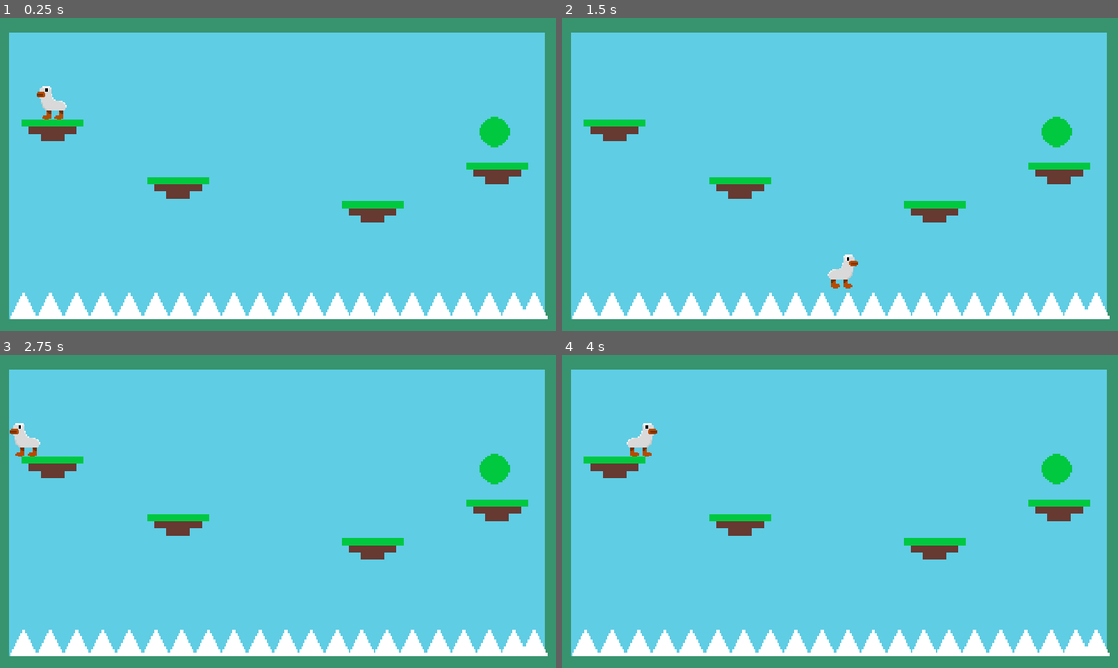
Above: before the commit, frames 1-4 (two rows, left to right).
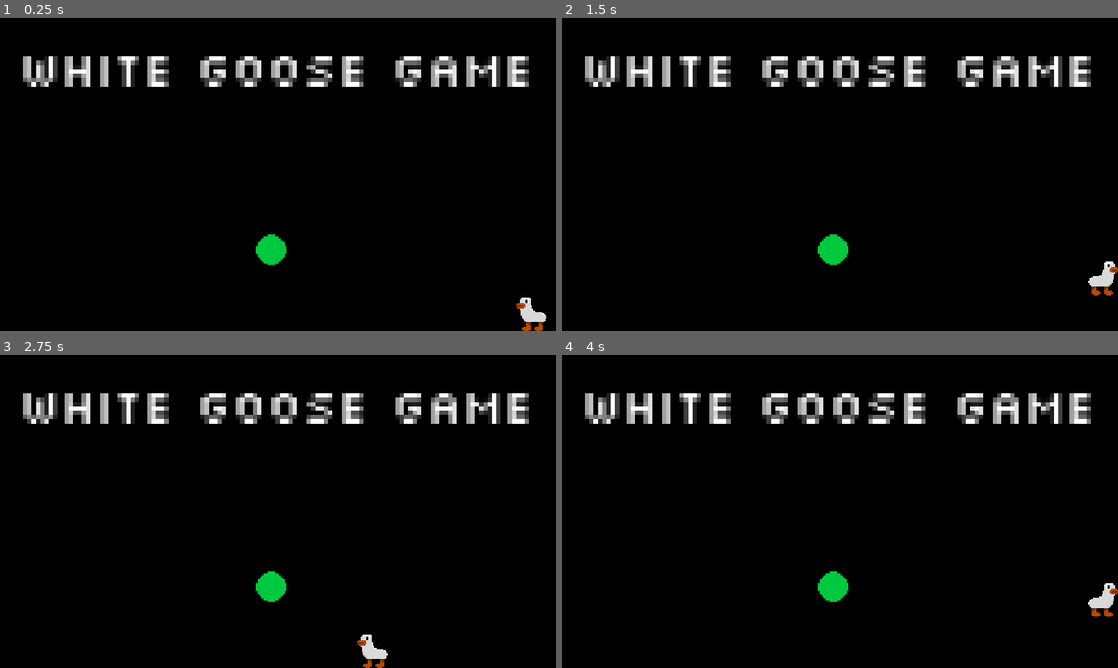
Above: after the commit, the same moments.

Repository: FireEntity1/white-goose-game
Game: Godot game, scene res://levels/title.tscn
The game is run twice, just before and just after one commit, with the same random seed, the same clock (stepped at 60 frames per second) and the same inputs. Before the commit the project starts from res://levels/tutorial.tscn.
Inputs:
- Up to frame 1 (0.25 s): no input
- Up to frame 2 (1.5 s): tap Enter (ui_accept) at 0.5, 0.6, 0.77, 1.07, 1.35 s; hold Right (ui_right) from 0.53 s (still down)
- Up to frame 3 (2.75 s): tap Enter (ui_accept) at 1.52, 1.82, 2.1 s; release Right (ui_right) at 2.03 s; hold Left (ui_left) from 2.03 s (still down)
- Up to frame 4 (4 s): release Left (ui_left) at 2.78 s; hold Right (ui_right) from 2.78 s (still down); tap Enter (ui_accept) at 2.85, 3.02, 3.32, 3.6, 3.77 s

The runs differ from the first frame. In frame 1, 100% of the frame differs, in the area x 0-100%, y 0-100%; in frame 2, 100%; in frame 3, 100%; in frame 4, 100%.

Commit message:
Titles + Bug fixes

Diff:
--- /dev/null
+++ b/levels/endscene.tscn
@@ -0,0 +1,39 @@
+[gd_scene load_steps=7 format=3 uid="uid://cw5jlxsv4qgkk"]
+
+[ext_resource type="PackedScene" uid="uid://bf1a8gpljecgs" path="res://parts/bg.tscn" id="1_2y0vk"]
+[ext_resource type="PackedScene" uid="uid://defxlh8t1fmo8" path="res://parts/player.tscn" id="2_0jv8a"]
+[ext_resource type="PackedScene" uid="uid://cw5nqs1kyqxps" path="res://parts/platform_1.tscn" id="3_yv53p"]
+[ext_resource type="FontFile" uid="uid://dfsgaxe136syp" path="res://sprites/Silkscreen-Regular.ttf" id="4_4gswh"]
+[ext_resource type="PackedScene" uid="uid://co1h1e5n77dwi" path="res://parts/end_coin.tscn" id="5_3fhri"]
+
+[sub_resource type="Theme" id="Theme_gsev8"]
+default_font = ExtResource("4_4gswh")
+
+[node name="end" type="Node2D"]
+
+[node name="bg" parent="." instance=ExtResource("1_2y0vk")]
+position = Vector2(-5, 1)
+
+[node name="player" parent="." instance=ExtResource("2_0jv8a")]
+position = Vector2(566, 281)
+
+[node name="platform1" parent="." instance=ExtResource("3_yv53p")]
+position = Vector2(572, 374)
+
+[node name="platform2" parent="." instance=ExtResource("3_yv53p")]
+position = Vector2(232, 574)
+
+[node name="platform3" parent="." instance=ExtResource("3_yv53p")]
+position = Vector2(927, 582)
+
+[node name="end" type="Label" parent="."]
+offset_left = 74.0
+offset_top = 89.0
+offset_right = 328.0
+offset_bottom = 112.0
+scale = Vector2(3.99583, 3.99583)
+theme = SubResource("Theme_gsev8")
+text = "thank you for playing!!!"
+
+[node name="endCoin" parent="." instance=ExtResource("5_3fhri")]
+position = Vector2(576, 542)
--- a/levels/level14.tscn
+++ b/levels/level14.tscn
@@ -1,9 +1,10 @@
-[gd_scene load_steps=5 format=3 uid="uid://bgunmk52dkawd"]
+[gd_scene load_steps=6 format=3 uid="uid://bgunmk52dkawd"]
 
 [ext_resource type="PackedScene" uid="uid://cqjeo02m2p5ry" path="res://parts/bg2.tscn" id="1_6koxy"]
 [ext_resource type="PackedScene" uid="uid://defxlh8t1fmo8" path="res://parts/player.tscn" id="2_s65k4"]
 [ext_resource type="PackedScene" uid="uid://q68h81as2qqj" path="res://parts/platform_2.tscn" id="3_7fci5"]
 [ext_resource type="PackedScene" uid="uid://s2prmx6o0rdp" path="res://parts/spike.tscn" id="4_n7e4o"]
+[ext_resource type="PackedScene" uid="uid://co1h1e5n77dwi" path="res://parts/end_coin.tscn" id="5_kts4n"]
 
 [node name="14" type="Node2D"]
 
@@ -83,3 +84,6 @@
 
 [node name="Spike15" parent="." instance=ExtResource("4_n7e4o")]
 position = Vector2(1105, 604)
+
+[node name="endCoin" parent="." instance=ExtResource("5_kts4n")]
+position = Vector2(477, 358)
--- a/levels/level17.tscn
+++ b/levels/level17.tscn
@@ -1,9 +1,10 @@
-[gd_scene load_steps=5 format=3 uid="uid://dbafb5i7kmlpe"]
+[gd_scene load_steps=6 format=3 uid="uid://dbafb5i7kmlpe"]
 
 [ext_resource type="PackedScene" uid="uid://cqjeo02m2p5ry" path="res://parts/bg2.tscn" id="1_2k42s"]
 [ext_resource type="PackedScene" uid="uid://defxlh8t1fmo8" path="res://parts/player.tscn" id="2_iefe0"]
 [ext_resource type="PackedScene" uid="uid://q68h81as2qqj" path="res://parts/platform_2.tscn" id="3_tfpim"]
 [ext_resource type="PackedScene" uid="uid://s2prmx6o0rdp" path="res://parts/spike.tscn" id="4_pya6g"]
+[ext_resource type="PackedScene" uid="uid://co1h1e5n77dwi" path="res://parts/end_coin.tscn" id="5_aebd2"]
 
 [node name="17" type="Node2D"]
 
@@ -17,10 +18,10 @@
 position = Vector2(983, 484)
 
 [node name="platform2" parent="." instance=ExtResource("3_tfpim")]
-position = Vector2(949, 325)
+position = Vector2(954, 325)
 
 [node name="platform3" parent="." instance=ExtResource("3_tfpim")]
-position = Vector2(977, 180)
+position = Vector2(924, 181)
 
 [node name="platform4" parent="." instance=ExtResource("3_tfpim")]
 position = Vector2(729, 177)
@@ -38,7 +39,7 @@
 position = Vector2(135, 455)
 
 [node name="platform10" parent="." instance=ExtResource("3_tfpim")]
-position = Vector2(312, 297)
+position = Vector2(323, 231)
 rotation = 1.44107
 
 [node name="Spike" parent="." instance=ExtResource("4_pya6g")]
@@ -84,9 +85,48 @@
 position = Vector2(67, 605)
 
 [node name="Spike15" parent="." instance=ExtResource("4_pya6g")]
-position = Vector2(357, 264)
+position = Vector2(368, 198)
 rotation = 1.42564
 
 [node name="Spike16" parent="." instance=ExtResource("4_pya6g")]
-position = Vector2(365, 324)
+position = Vector2(376, 258)
 rotation = 1.42564
+
+[node name="platform13" parent="." instance=ExtResource("3_tfpim")]
+position = Vector2(304, 104)
+rotation = 1.44107
+
+[node name="Spike21" parent="." instance=ExtResource("4_pya6g")]
+position = Vector2(349, 71)
+rotation = 1.42564
+
+[node name="Spike22" parent="." instance=ExtResource("4_pya6g")]
+position = Vector2(357, 131)
+rotation = 1.42564
+
+[node name="platform11" parent="." instance=ExtResource("3_tfpim")]
+position = Vector2(782, 287)
+rotation = 1.44107
+
+[node name="Spike17" parent="." instance=ExtResource("4_pya6g")]
+position = Vector2(827, 254)
+rotation = 1.42564
+
+[node name="Spike18" parent="." instance=ExtResource("4_pya6g")]
+position = Vector2(835, 314)
+rotation = 1.42564
+
+[node name="platform12" parent="." instance=ExtResource("3_tfpim")]
+position = Vector2(804, 471)
+rotation = 1.44107
+
+[node name="Spike19" parent="." instance=ExtResource("4_pya6g")]
+position = Vector2(849, 438)
+rotation = 1.42564
+
+[node name="Spike20" parent="." instance=ExtResource("4_pya6g")]
+position = Vector2(857, 498)
+rotation = 1.42564
+
+[node name="endCoin" parent="." instance=ExtResource("5_aebd2")]
+position = Vector2(137, 379)
--- /dev/null
+++ b/levels/level18.tscn
@@ -0,0 +1,90 @@
+[gd_scene load_steps=6 format=3 uid="uid://bc140pcv45s1l"]
+
+[ext_resource type="PackedScene" uid="uid://cqjeo02m2p5ry" path="res://parts/bg2.tscn" id="1_174va"]
+[ext_resource type="PackedScene" uid="uid://defxlh8t1fmo8" path="res://parts/player.tscn" id="2_1ayff"]
+[ext_resource type="PackedScene" uid="uid://q68h81as2qqj" path="res://parts/platform_2.tscn" id="3_qlp55"]
+[ext_resource type="PackedScene" uid="uid://s2prmx6o0rdp" path="res://parts/spike.tscn" id="4_xyjhg"]
+[ext_resource type="PackedScene" uid="uid://co1h1e5n77dwi" path="res://parts/end_coin.tscn" id="5_tw1nf"]
+
+[node name="18" type="Node2D"]
+
+[node name="bg" parent="." instance=ExtResource("1_174va")]
+position = Vector2(-2, 2)
+
+[node name="player" parent="." instance=ExtResource("2_1ayff")]
+position = Vector2(1100, 588)
+
+[node name="platform1" parent="." instance=ExtResource("3_qlp55")]
+position = Vector2(1064, 517)
+
+[node name="platform2" parent="." instance=ExtResource("3_qlp55")]
+position = Vector2(845, 418)
+
+[node name="platform3" parent="." instance=ExtResource("3_qlp55")]
+position = Vector2(592, 335)
+
+[node name="platform4" parent="." instance=ExtResource("3_qlp55")]
+position = Vector2(344, 250)
+
+[node name="platform5" parent="." instance=ExtResource("3_qlp55")]
+position = Vector2(157, 489)
+
+[node name="platform6" parent="." instance=ExtResource("3_qlp55")]
+position = Vector2(399, 595)
+
+[node name="Spike" parent="." instance=ExtResource("4_xyjhg")]
+position = Vector2(864, 604)
+
+[node name="Spike2" parent="." instance=ExtResource("4_xyjhg")]
+position = Vector2(794, 604)
+
+[node name="Spike3" parent="." instance=ExtResource("4_xyjhg")]
+position = Vector2(724, 604)
+
+[node name="Spike4" parent="." instance=ExtResource("4_xyjhg")]
+position = Vector2(657, 604)
+
+[node name="Spike5" parent="." instance=ExtResource("4_xyjhg")]
+position = Vector2(581, 604)
+
+[node name="Spike6" parent="." instance=ExtResource("4_xyjhg")]
+position = Vector2(270, 604)
+
+[node name="Spike7" parent="." instance=ExtResource("4_xyjhg")]
+position = Vector2(190, 604)
+
+[node name="Spike8" parent="." instance=ExtResource("4_xyjhg")]
+position = Vector2(114, 604)
+
+[node name="Spike9" parent="." instance=ExtResource("4_xyjhg")]
+position = Vector2(49, 604)
+
+[node name="platform7" parent="." instance=ExtResource("3_qlp55")]
+position = Vector2(685, 391)
+
+[node name="platform8" parent="." instance=ExtResource("3_qlp55")]
+position = Vector2(438, 302)
+
+[node name="Spike10" parent="." instance=ExtResource("4_xyjhg")]
+position = Vector2(467, 252)
+
+[node name="Spike11" parent="." instance=ExtResource("4_xyjhg")]
+position = Vector2(724, 342)
+
+[node name="Spike12" parent="." instance=ExtResource("4_xyjhg")]
+position = Vector2(556, 287)
+
+[node name="Spike13" parent="." instance=ExtResource("4_xyjhg")]
+position = Vector2(809, 369)
+
+[node name="Spike14" parent="." instance=ExtResource("4_xyjhg")]
+position = Vector2(310, 200)
+
+[node name="Spike15" parent="." instance=ExtResource("4_xyjhg")]
+position = Vector2(121, 440)
+
+[node name="Spike16" parent="." instance=ExtResource("4_xyjhg")]
+position = Vector2(365, 547)
+
+[node name="endCoin" parent="." instance=ExtResource("5_tw1nf")]
+position = Vector2(605, 448)
--- a/levels/level8.tscn
+++ b/levels/level8.tscn
@@ -1,9 +1,10 @@
-[gd_scene load_steps=5 format=3 uid="uid://dq6cx72lswea2"]
+[gd_scene load_steps=6 format=3 uid="uid://dq6cx72lswea2"]
 
 [ext_resource type="PackedScene" uid="uid://bf1a8gpljecgs" path="res://parts/bg.tscn" id="1_3ae5r"]
 [ext_resource type="PackedScene" uid="uid://defxlh8t1fmo8" path="res://parts/player.tscn" id="2_7y6ef"]
 [ext_resource type="PackedScene" uid="uid://cw5nqs1kyqxps" path="res://parts/platform_1.tscn" id="3_bsu1m"]
 [ext_resource type="PackedScene" uid="uid://s2prmx6o0rdp" path="res://parts/spike.tscn" id="4_ai5kx"]
+[ext_resource type="PackedScene" uid="uid://co1h1e5n77dwi" path="res://parts/end_coin.tscn" id="5_dscoo"]
 
 [node name="8" type="Node2D"]
 
@@ -86,3 +87,6 @@
 
 [node name="platform9" parent="." instance=ExtResource("3_bsu1m")]
 position = Vector2(1010, 438)
+
+[node name="endCoin" parent="." instance=ExtResource("5_dscoo")]
+position = Vector2(996, 363)
--- /dev/null
+++ b/levels/title.tscn
@@ -0,0 +1,56 @@
+[gd_scene load_steps=7 format=3 uid="uid://dnabijsy4nmt8"]
+
+[ext_resource type="Texture2D" uid="uid://dj0awwhowrg56" path="res://sprites/title.png" id="1_01xma"]
+[ext_resource type="PackedScene" uid="uid://defxlh8t1fmo8" path="res://parts/player.tscn" id="2_x5kkq"]
+[ext_resource type="FontFile" uid="uid://dfsgaxe136syp" path="res://sprites/Silkscreen-Regular.ttf" id="3_uoewp"]
+[ext_resource type="PackedScene" uid="uid://co1h1e5n77dwi" path="res://parts/end_coin.tscn" id="4_op0ov"]
+
+[sub_resource type="RectangleShape2D" id="RectangleShape2D_7d34b"]
+size = Vector2(1167, 52)
+
+[sub_resource type="Theme" id="Theme_sc5c6"]
+default_font = ExtResource("3_uoewp")
+
+[node name="title" type="Node2D"]
+
+[node name="titleBG" type="Sprite2D" parent="."]
+position = Vector2(587, 337)
+scale = Vector2(8.39375, 8.53333)
+texture = ExtResource("1_01xma")
+
+[node name="edge" type="StaticBody2D" parent="titleBG"]
+position = Vector2(-75.4133, -43.7109)
+scale = Vector2(0.123724, 0.124248)
+
+[node name="edge1" type="CollisionShape2D" parent="titleBG/edge"]
+position = Vector2(583.53, 670.597)
+shape = SubResource("RectangleShape2D_7d34b")
+
+[node name="edge2" type="CollisionShape2D" parent="titleBG/edge"]
+position = Vector2(584.493, 6.60228)
+shape = SubResource("RectangleShape2D_7d34b")
+
+[node name="edge3" type="CollisionShape2D" parent="titleBG/edge"]
+position = Vector2(19.2584, 225.419)
+rotation = 1.5708
+shape = SubResource("RectangleShape2D_7d34b")
+
+[node name="edge4" type="CollisionShape2D" parent="titleBG/edge"]
+position = Vector2(1180.54, 227.305)
+rotation = 1.5708
+shape = SubResource("RectangleShape2D_7d34b")
+
+[node name="player" parent="." instance=ExtResource("2_x5kkq")]
+position = Vector2(1099, 600)
+
+[node name="Label" type="Label" parent="."]
+offset_left = 38.0
+offset_top = 35.0
+offset_right = 212.0
+offset_bottom = 58.0
+scale = Vector2(6.12237, 6.12237)
+theme = SubResource("Theme_sc5c6")
+text = "White goose game"
+
+[node name="endCoin" parent="." instance=ExtResource("4_op0ov")]
+position = Vector2(558, 480)
--- /dev/null
+++ b/parts/musicPlayer.tscn
@@ -0,0 +1,5 @@
+[gd_scene format=3 uid="uid://ccum4c5sasrj0"]
+
+[node name="MusicPlayer" type="Node2D"]
+
+[node name="Music" type="AudioStreamPlayer2D" parent="."]
--- a/project.godot
+++ b/project.godot
@@ -11,7 +11,7 @@
 [application]
 
 config/name="White-goose-game"
-run/main_scene="res://levels/tutorial.tscn"
+run/main_scene="res://levels/title.tscn"
 config/features=PackedStringArray("4.2", "GL Compatibility")
 boot_splash/show_image=false
 
@@ -23,6 +23,34 @@
 
 window/stretch/mode="canvas_items"
 
+[input]
+
+ui_accept={
+"deadzone": 0.5,
+"events": [Object(InputEventKey,"resource_local_to_scene":false,"resource_name":"","device":0,"window_id":0,"alt_pressed":false,"shift_pressed":false,"ctrl_pressed":false,"meta_pressed":false,"pressed":false,"keycode":4194309,"physical_keycode":0,"key_label":0,"unicode":0,"echo":false,"script":null)
+, Object(InputEventKey,"resource_local_to_scene":false,"resource_name":"","device":0,"window_id":0,"alt_pressed":false,"shift_pressed":false,"ctrl_pressed":false,"meta_pressed":false,"pressed":false,"keycode":4194310,"physical_keycode":0,"key_label":0,"unicode":0,"echo":false,"script":null)
+, Object(InputEventKey,"resource_local_to_scene":false,"resource_name":"","device":0,"window_id":0,"alt_pressed":false,"shift_pressed":false,"ctrl_pressed":false,"meta_pressed":false,"pressed":false,"keycode":32,"physical_keycode":0,"key_label":0,"unicode":32,"echo":false,"script":null)
+, Object(InputEventKey,"resource_local_to_scene":false,"resource_name":"","device":-1,"window_id":0,"alt_pressed":false,"shift_pressed":false,"ctrl_pressed":false,"meta_pressed":false,"pressed":false,"keycode":0,"physical_keycode":87,"key_label":0,"unicode":119,"echo":false,"script":null)
+, Object(InputEventKey,"resource_local_to_scene":false,"resource_name":"","device":-1,"window_id":0,"alt_pressed":false,"shift_pressed":false,"ctrl_pressed":false,"meta_pressed":false,"pressed":false,"keycode":0,"physical_keycode":4194320,"key_label":0,"unicode":0,"echo":false,"script":null)
+]
+}
+ui_left={
+"deadzone": 0.5,
+"events": [Object(InputEventKey,"resource_local_to_scene":false,"resource_name":"","device":0,"window_id":0,"alt_pressed":false,"shift_pressed":false,"ctrl_pressed":false,"meta_pressed":false,"pressed":false,"keycode":4194319,"physical_keycode":0,"key_label":0,"unicode":0,"echo":false,"script":null)
+, Object(InputEventJoypadButton,"resource_local_to_scene":false,"resource_name":"","device":0,"button_index":13,"pressure":0.0,"pressed":false,"script":null)
+, Object(InputEventJoypadMotion,"resource_local_to_scene":false,"resource_name":"","device":0,"axis":0,"axis_value":-1.0,"script":null)
+, Object(InputEventKey,"resource_local_to_scene":false,"resource_name":"","device":-1,"window_id":0,"alt_pressed":false,"shift_pressed":false,"ctrl_pressed":false,"meta_pressed":false,"pressed":false,"keycode":0,"physical_keycode":65,"key_label":0,"unicode":97,"echo":false,"script":null)
+]
+}
+ui_right={
+"deadzone": 0.5,
+"events": [Object(InputEventKey,"resource_local_to_scene":false,"resource_name":"","device":0,"window_id":0,"alt_pressed":false,"shift_pressed":false,"ctrl_pressed":false,"meta_pressed":false,"pressed":false,"keycode":4194321,"physical_keycode":0,"key_label":0,"unicode":0,"echo":false,"script":null)
+, Object(InputEventJoypadButton,"resource_local_to_scene":false,"resource_name":"","device":0,"button_index":14,"pressure":0.0,"pressed":false,"script":null)
+, Object(InputEventJoypadMotion,"resource_local_to_scene":false,"resource_name":"","device":0,"axis":0,"axis_value":1.0,"script":null)
+, Object(InputEventKey,"resource_local_to_scene":false,"resource_name":"","device":-1,"window_id":0,"alt_pressed":false,"shift_pressed":false,"ctrl_pressed":false,"meta_pressed":false,"pressed":false,"keycode":0,"physical_keycode":68,"key_label":0,"unicode":100,"echo":false,"script":null)
+]
+}
+
 [physics]
 
 2d/default_gravity=1600.0
--- a/scripts/endCoin.gd
+++ b/scripts/endCoin.gd
@@ -13,6 +13,7 @@
 func _on_body_entered(body):
 	if body is CharacterBody2D:
 		match currentScene:
+			"title": get_tree().change_scene_to_file("res://levels/tutorial.tscn")
 			"tutorial": get_tree().change_scene_to_file("res://levels/level1.tscn")
 			"1": get_tree().change_scene_to_file("res://levels/level2.tscn")
 			"2": get_tree().change_scene_to_file("res://levels/level3.tscn")
@@ -29,3 +30,7 @@
 			"13": get_tree().change_scene_to_file("res://levels/level14.tscn")
 			"14": get_tree().change_scene_to_file("res://levels/level15.tscn")
 			"15": get_tree().change_scene_to_file("res://levels/level16.tscn")
+			"16": get_tree().change_scene_to_file("res://levels/level17.tscn")
+			"17": get_tree().change_scene_to_file("res://levels/level18.tscn")
+			"18": get_tree().change_scene_to_file("res://levels/endscene.tscn")
+			"end": get_tree().quit()
--- a/scripts/player.gd
+++ b/scripts/player.gd
@@ -7,7 +7,6 @@
 var initialY
 var scene
 
-# Get the gravity from the project settings to be synced with RigidBody nodes.
 var gravity = ProjectSettings.get_setting("physics/2d/default_gravity")
 
 func _ready():
@@ -16,8 +15,7 @@
 	scene = int(scene)
 	initialX = self.position.x
 	initialY = self.position.y
-	print(scene)
-	if scene > 10:
+	if scene > 10 or get_tree().current_scene.name == "end":
 		JUMP_VELOCITY = -800
 		gravity = gravity - 150
 
Binary file added: sprites/Silkscreen-Regular.ttf
Not shown, added: sprites/Silkscreen-Regular.ttf.import
Binary file added: sprites/title.png
Not shown, added: sprites/title.png.import
